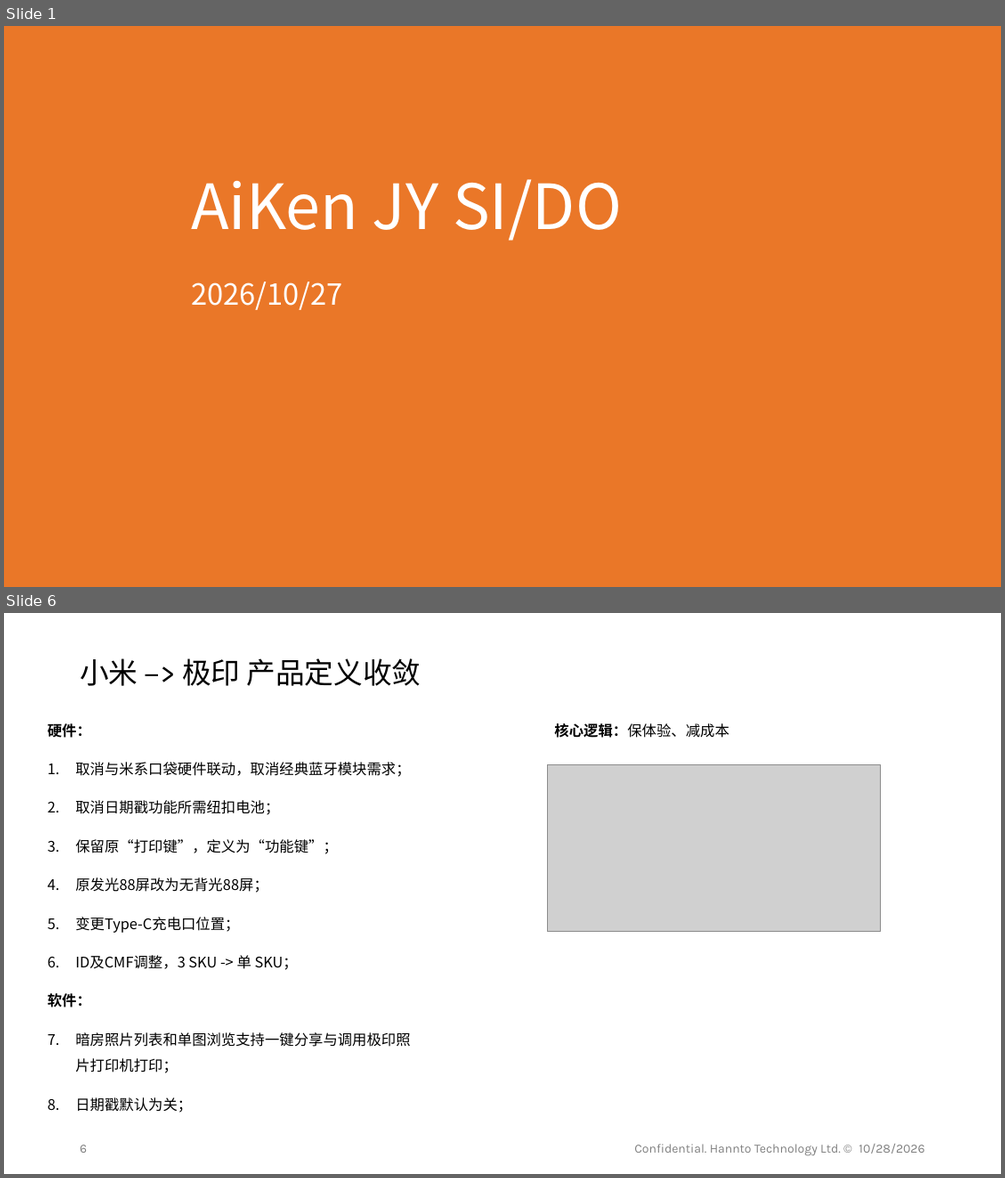
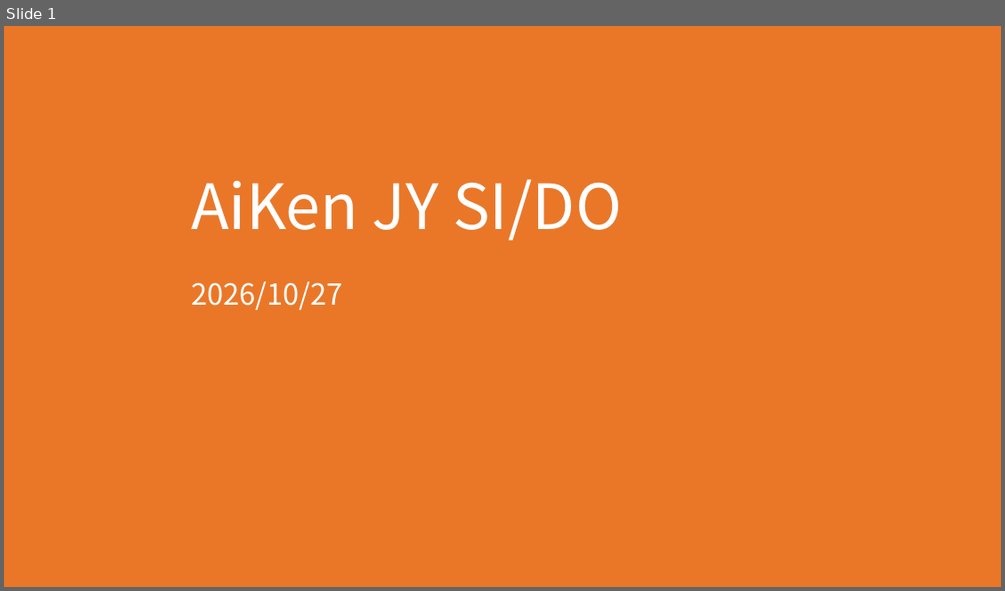
Before and after one commit to shengnanxiang/code_aiken, a slide deck: 极印版 aiken/销量概率分布模型介绍.pptx. Shown one above the other, each under a label of ours: slides 1 and 6 before the commit, slide 1 after it; the slides between them are not shown. The pictures are 1005x1178 and 1005x591 pixels, drawn with LibreOffice and Linux fonts; fonts in the diff are those of the drawing; grey boxes stand for pictures; background and template pictures are left out. Boxes give left, top, right and bottom in pixels: in the first picture for what was removed or moved away, otherwise in the second. Text is boxed around its words. In the diff, an @@ line names an element or a change of style, - is before the commit and + after.

```diff
--- a/极印版 aiken/销量概率分布模型介绍.pptx
+++ b/极印版 aiken/销量概率分布模型介绍.pptx
@@ slide 6 removed at [4, 613, 1001, 1174], background #FFFFFF @@
@@ text removed at [80, 658, 421, 686] @@
-小米 –> 极印 产品定义收敛
@@ text removed at [48, 723, 410, 1112] @@
-硬件：
-1. 取消与米系口袋硬件联动，取消经典蓝牙模块需求；
-2. 取消日期戳功能所需纽扣电池；
-3. 保留原“打印键”，定义为“功能键”；
-4. 原发光88屏改为无背光88屏；
-5. 变更Type-C充电口位置；
-6. ID及CMF调整，3 SKU -> 单 SKU；
-软件：
-1. 暗房照片列表和单图浏览支持一键分享与调用极印照片打印机打印；
-2. 日期戳默认为关；
@@ text removed at [554, 723, 728, 738] @@
-核心逻辑：保体验、减成本
@@ picture removed at [547, 765, 880, 932] @@
@@ page number removed at [80, 1144, 87, 1152] @@
-6
@@ text removed at [634, 1143, 924, 1156] @@
-Confidential. Hannto Technology Ltd. © 10/28/2026
```
Also in this commit, not shown: 2 slides changed, 1 slide added, 15 other slides removed.
